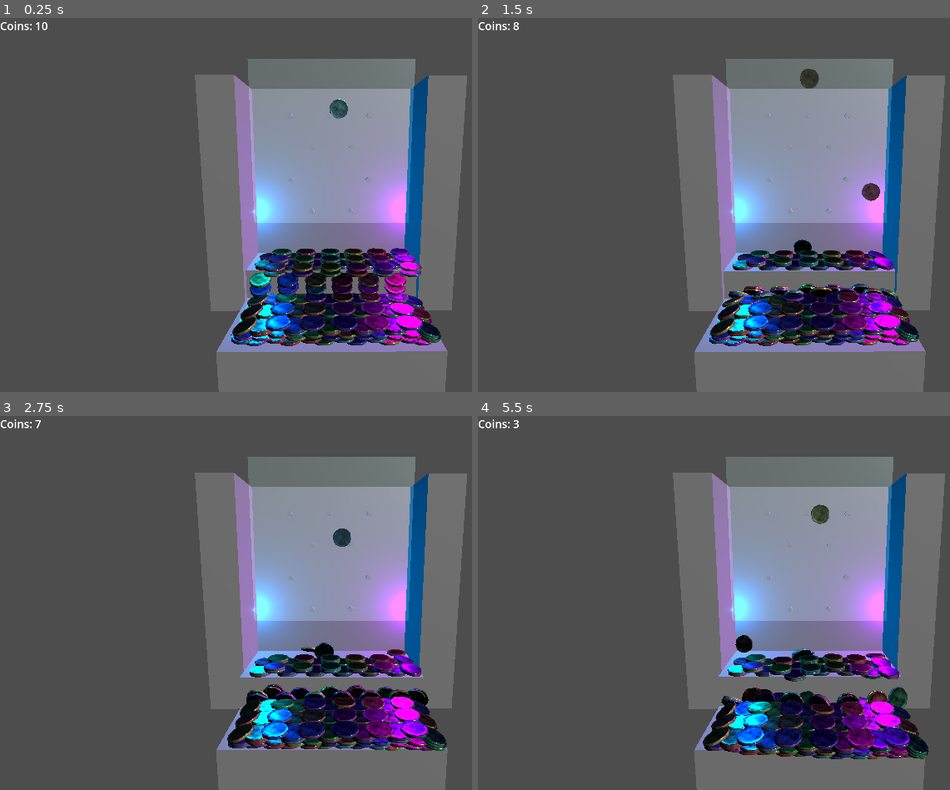
Above: before the commit, frames 1-4 (two rows, left to right).
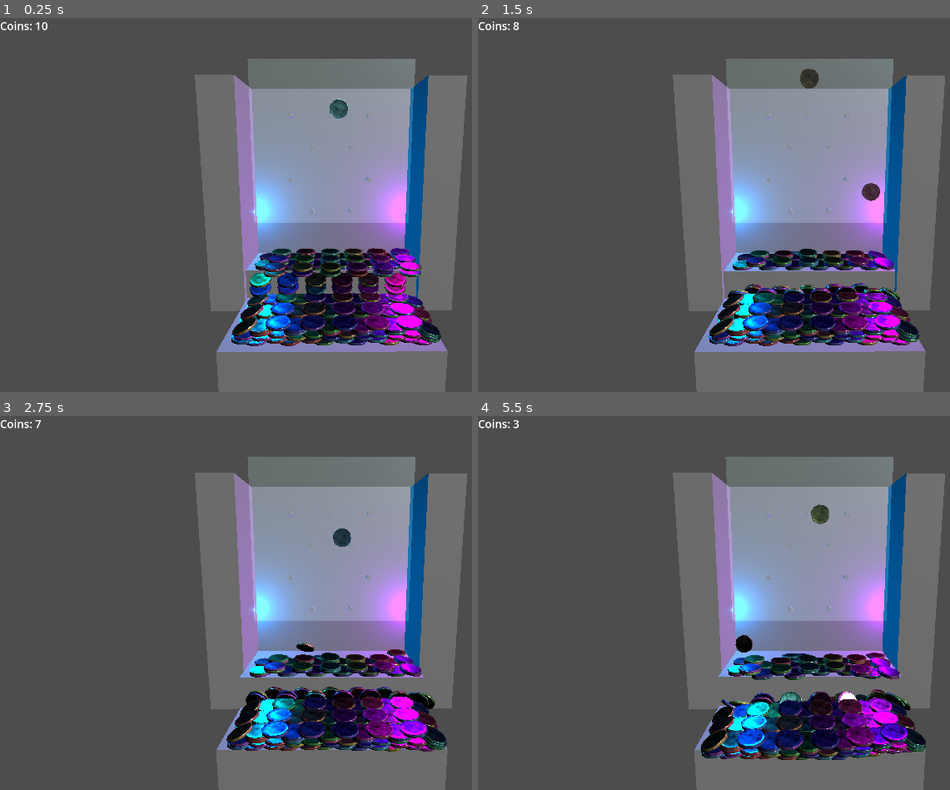
Above: after the commit, the same moments.

Repository: Samiser/coin-pusher
Game: Godot game, scene res://main.tscn
Same seed, same stepped clock (60 frames per second), same inputs: the game is played once before the commit and once after it.
Inputs:
- Up to frame 1 (0.25 s): no input
- Up to frame 2 (1.5 s): tap Space (drop) at 0.6, 1.35 s
- Up to frame 3 (2.75 s): tap Space (drop) at 2.1 s
- Up to frame 4 (5.5 s): tap Space (drop) every 0.75 s from 2.85 to 5.1 s

The runs differ from the first frame. In frame 1, 0.3% of the frame differs, in the area x 48-94%, y 79-88%; in frame 2, 1.6%; in frame 3, 2.6%; in frame 4, 5.8%, in the area x 47-96%, y 62-92%.

Commit message:
reduced friction on glass

Diff:
--- a/Objects/Machine/machine.tscn
+++ b/Objects/Machine/machine.tscn
@@ -8,6 +8,9 @@
 
 [sub_resource type="ConvexPolygonShape3D" id="ConvexPolygonShape3D_6a4ke"]
 points = PackedVector3Array(-0.5, -0.1, -0.5, -0.5, 0.1, -0.5, 0.5, -0.1, -0.5, -0.5, -0.1, 0.5, -0.5, 0.1, 0.5, 0.5, 0.1, -0.5, 0.5, -0.1, 0.5, 0.5, 0.1, 0.5)
+
+[sub_resource type="PhysicsMaterial" id="PhysicsMaterial_dkuib"]
+friction = 0.0
 
 [sub_resource type="StandardMaterial3D" id="StandardMaterial3D_6a4ke"]
 transparency = 1
@@ -110,6 +113,7 @@
 
 [node name="StaticBody3D" type="StaticBody3D" parent="."]
 transform = Transform3D(1, 0, 0, 0, 1, 0, 0, 0, 1, 0.00143635, 0, -3.1352e-05)
+physics_material_override = SubResource("PhysicsMaterial_dkuib")
 
 [node name="MeshInstance3D" type="MeshInstance3D" parent="StaticBody3D"]
 transform = Transform3D(1, 0, 0, 0, 1, 0, 0, 0, 1, 0, 0.736411, -0.370608)
--- a/main.tscn
+++ b/main.tscn
@@ -93,7 +93,7 @@
 transform = Transform3D(1, 0, 0, 0, 1, 0, 0, 0, 1, 0.408663, -0.132247, 0.170665)
 
 [node name="Coin19" parent="Coins" instance=ExtResource("2_h2yge")]
-transform = Transform3D(1, 0, 0, 0, 1, 0, 0, 0, 1, 0.408663, -0.132247, 0.30533)
+transform = Transform3D(1, 0, 0, 0, 1, 0, 0, 0, 1, 0.410017, -0.131058, 0.3054)
 
 [node name="Coin20" parent="Coins" instance=ExtResource("2_h2yge")]
 transform = Transform3D(1, 0, 0, 0, 1, 0, 0, 0, 1, -0.40573, -0.0718907, 0.0372853)
Not shown: 1 places in Objects/Machine/machine.tscn that only renumber resources
